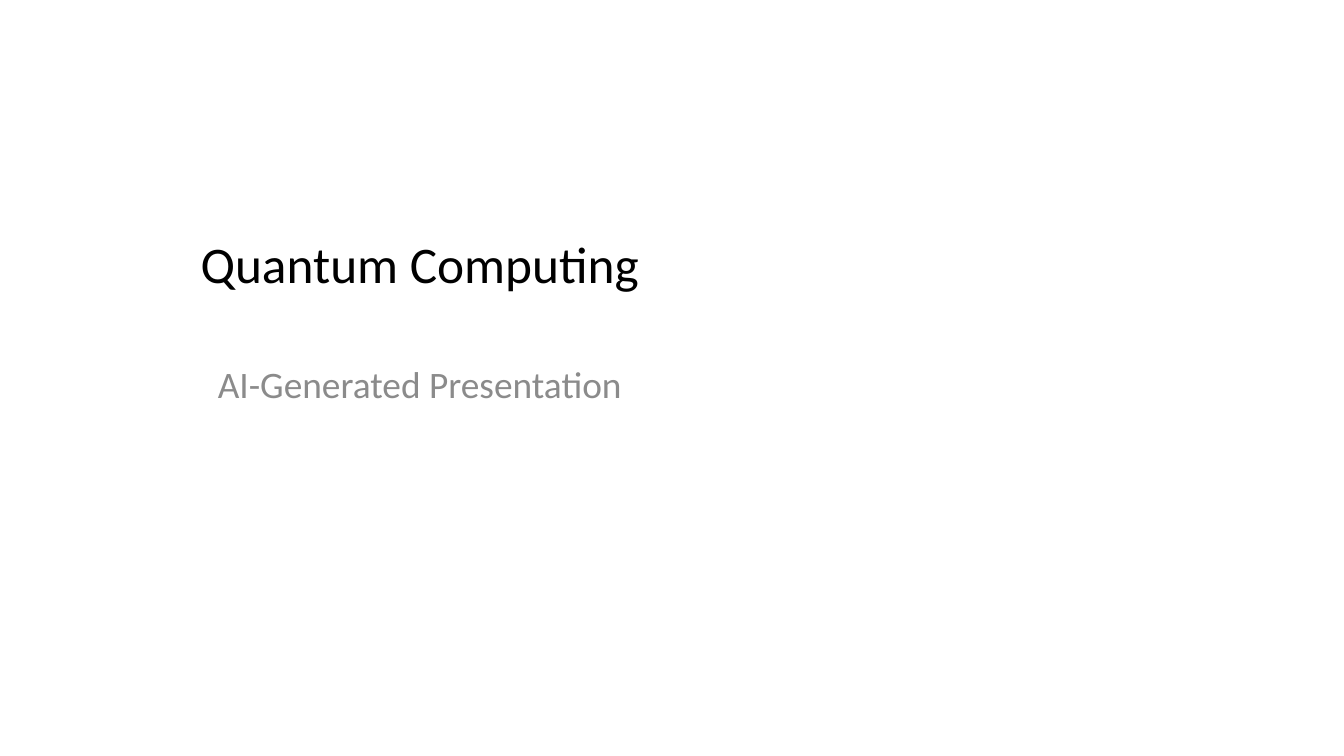
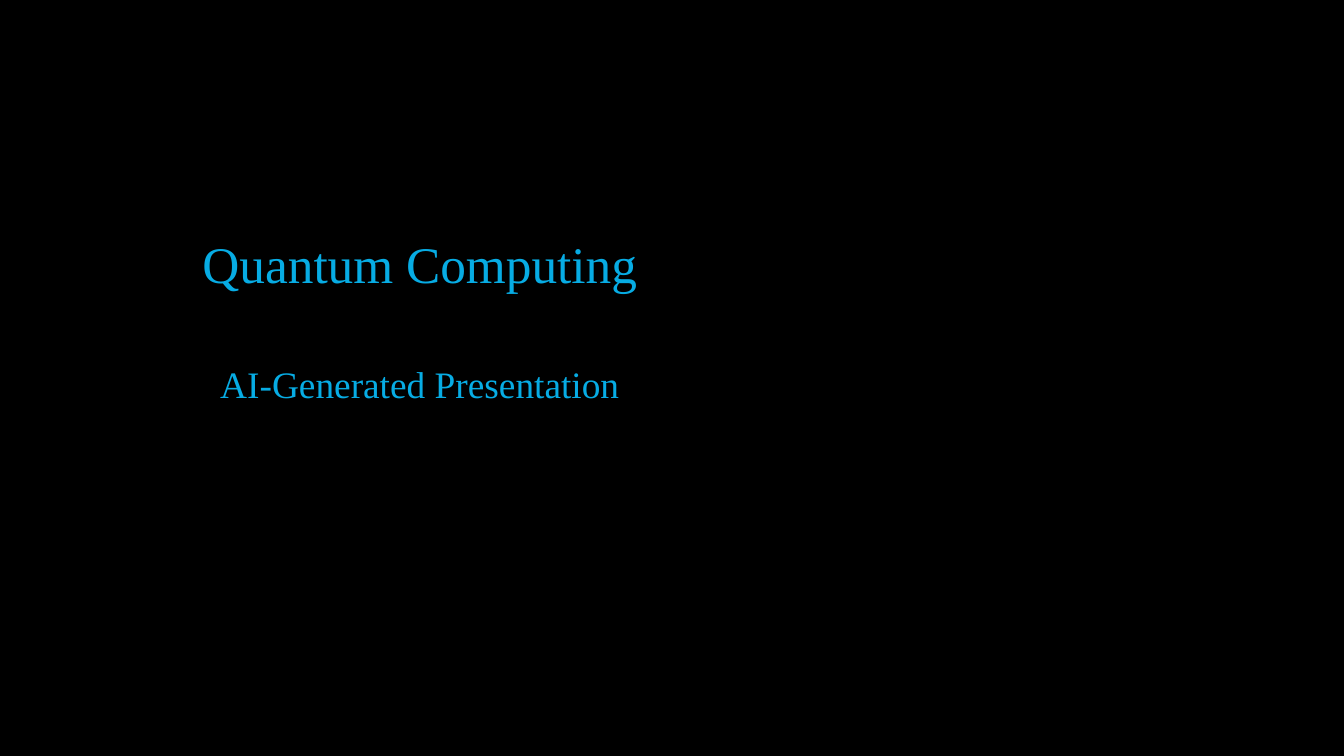
Before and after one commit to Nikhil181511/AI-Smart-Presentation-generator, a slide deck: slide 1 of generated_ppts/Quantum_Computing.pptx. Drawn at 1344x756 pixels with LibreOffice and Linux fonts; fonts in the diff are those of the drawing. Boxes give left, top, right and bottom in pixels: in the first picture for what was removed or moved away, otherwise in the second. Text is boxed around its words. In the diff, an @@ line names an element or a change of style, - is before the commit and + after.

```diff
--- a/generated_ppts/Quantum_Computing.pptx
+++ b/generated_ppts/Quantum_Computing.pptx
@@ background #FFFFFF to #000000 @@
@@ title "Quantum Computing" at box(202, 249, 637, 294): font Calibri to Times New Roman, text colour #000000 to #07ACE4 @@
@@ subtitle "AI-Generated Presentation" at box(220, 372, 619, 399): font Calibri to Times New Roman, text colour #8C8C8C to #07ACE4 @@
```
Also in this commit, not shown: 5 other slides changed, 1 slide added, 1 slide removed, 11 other files.
